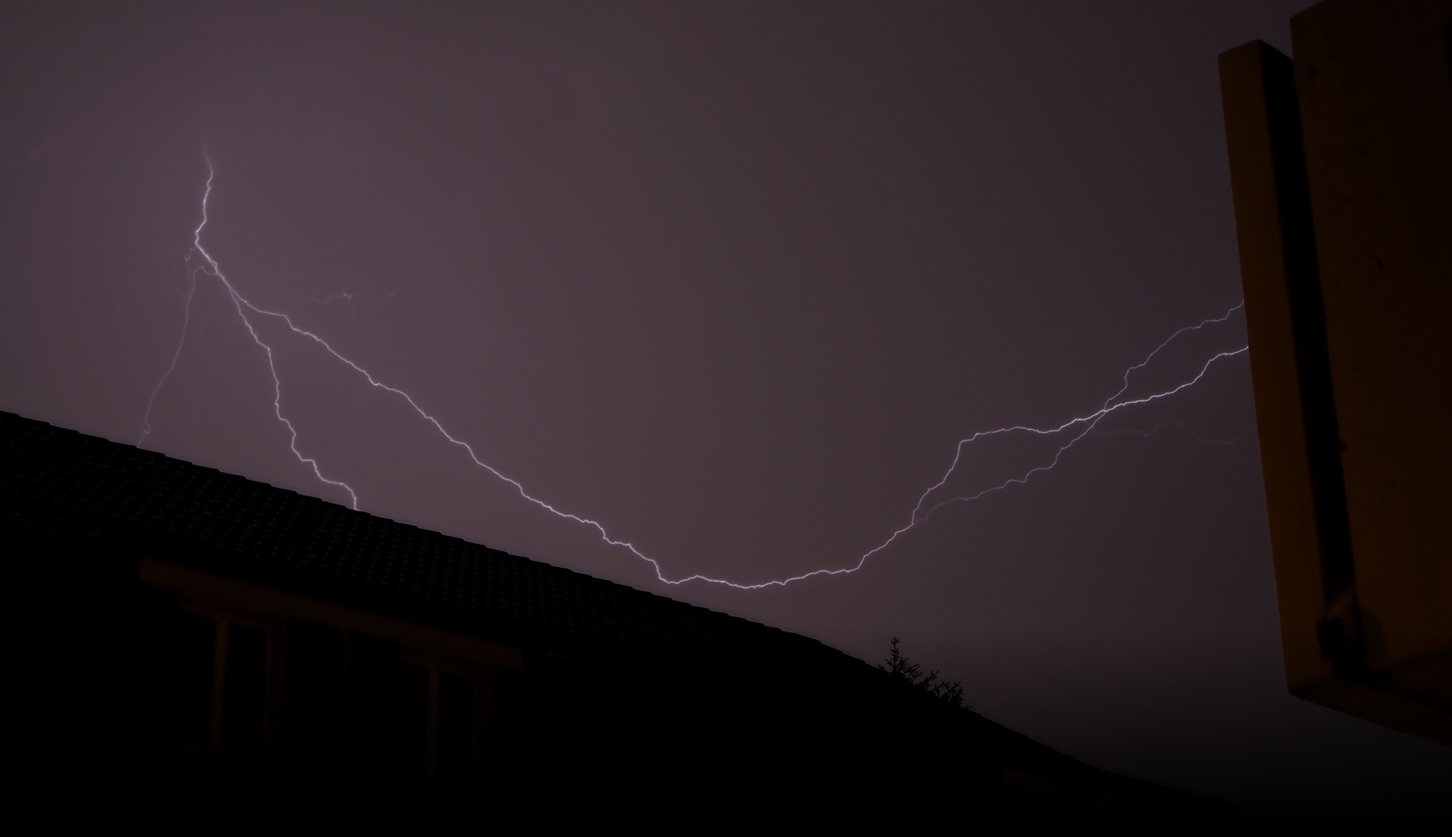
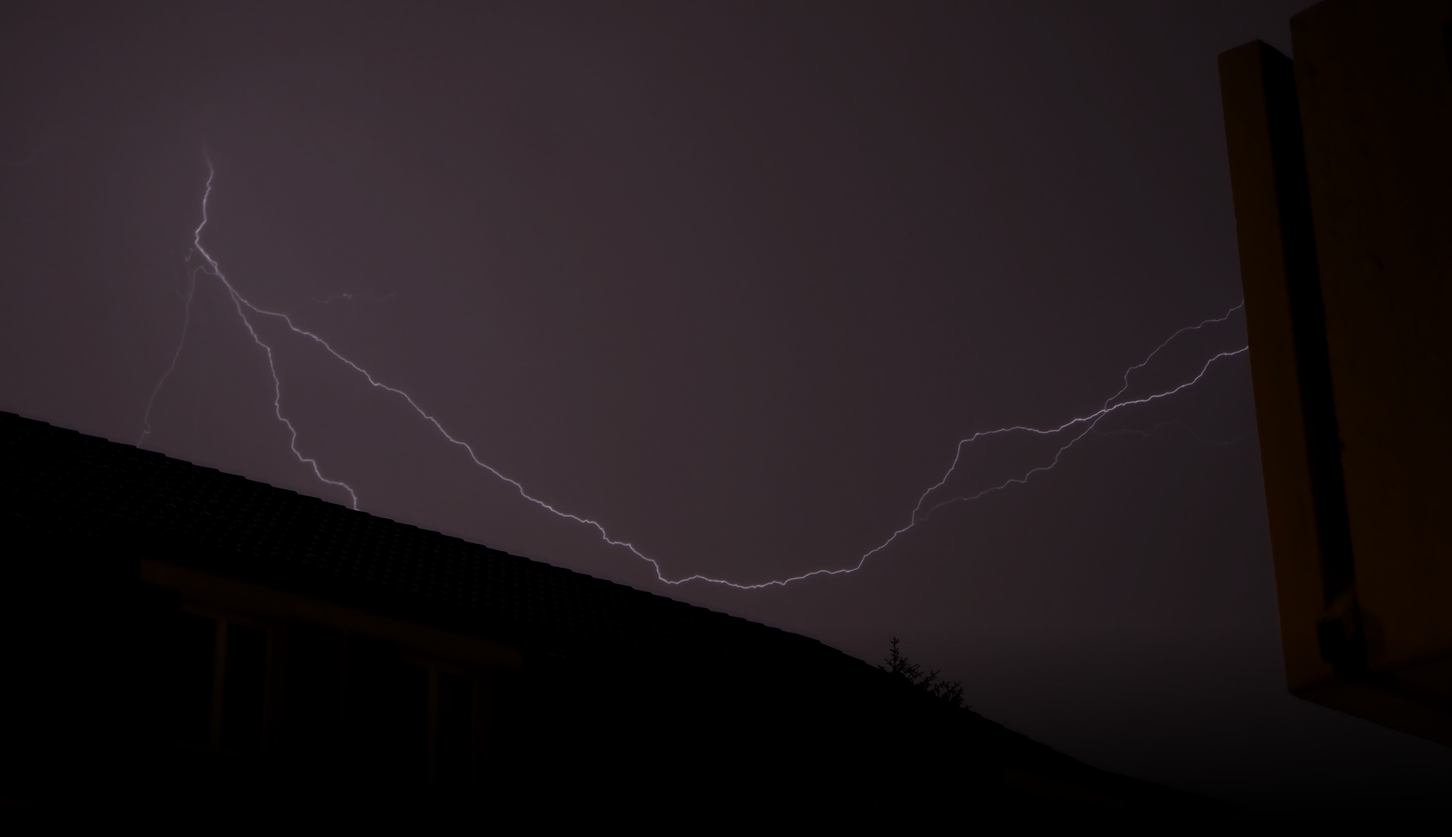
Before/after of a 1452 × 837 layered artwork. What changed in the layer stack:
painted on "boom.jpg" over [0,0,1452,781]
